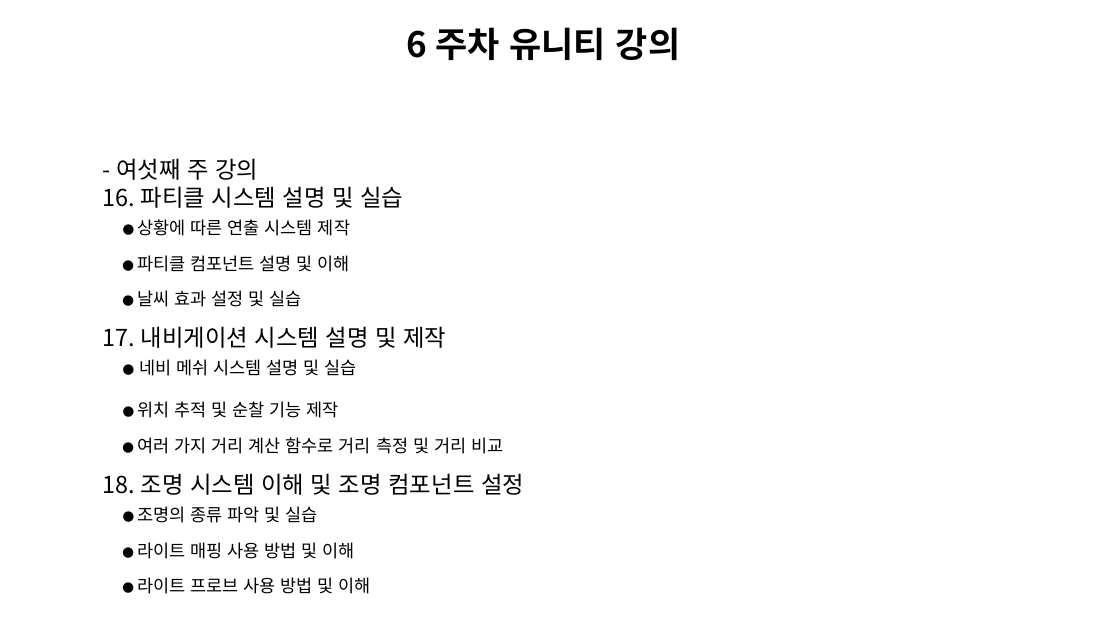
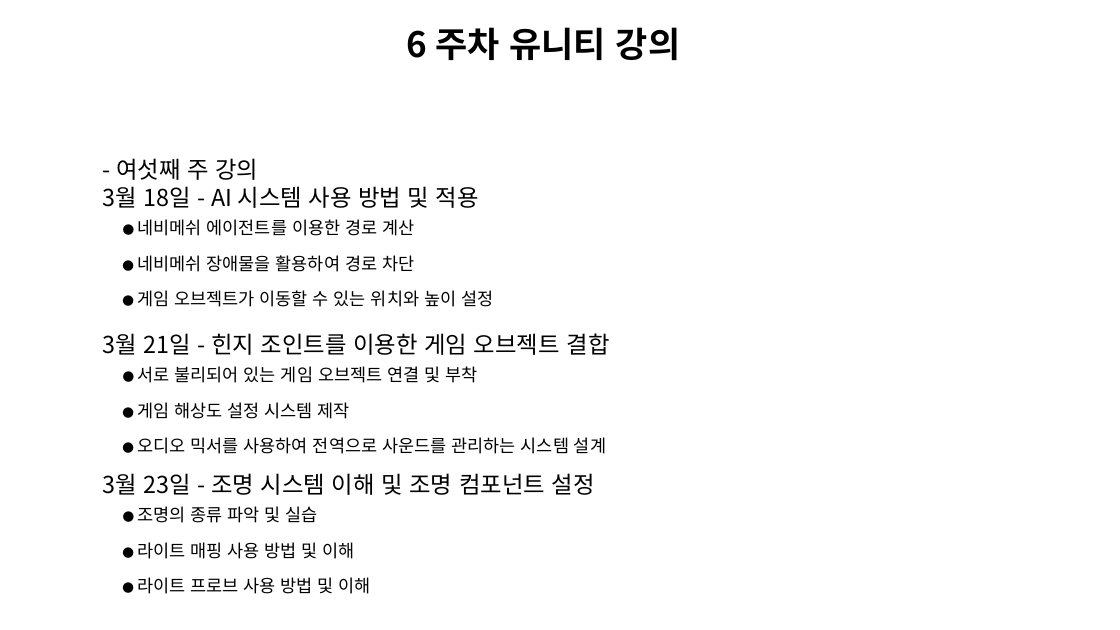
Before and after one commit to Unity2033/3D-UnityEngine, a slide deck: slide 7 of Assets/Curriculum/창신inc유니티 커리큘럼.pptx. Drawn at 1120x630 pixels with LibreOffice and Linux fonts; fonts in the diff are those of the drawing; background and template pictures are left out. Boxes give left, top, right and bottom in pixels: in the first picture for what was removed or moved away, otherwise in the second. Text is boxed around its words. In the diff, an @@ line names an element or a change of style, - is before the commit and + after.

```diff
--- a/Assets/Curriculum/창신inc유니티 커리큘럼.pptx
+++ b/Assets/Curriculum/창신inc유니티 커리큘럼.pptx
@@ text at (103, 186, 609, 523): text changed @@
-16. 파티클 시스템 설명 및 실습
-● 상황에 따른 연출 시스템 제작
-● 파티클 컴포넌트 설명 및 이해
-● 날씨 효과 설정 및 실습
-17. 내비게이션 시스템 설명 및 제작
-● 네비 메쉬 시스템 설명 및 실습
-● 위치 추적 및 순찰 기능 제작
-● 여러 가지 거리 계산 함수로 거리 측정 및 거리 비교
-18. 조명 시스템 이해 및 조명 컴포넌트 설정
-● 조명의 종류 파악 및 실습
+3월 18일 - AI 시스템 사용 방법 및 적용
+● 네비메쉬 에이전트를 이용한 경로 계산
+● 네비메쉬 장애물을 활용하여 경로 차단
+● 게임 오브젝트가 이동할 수 있는 위치와 높이 설정
+3월 21일 - 힌지 조인트를 이용한 게임 오브젝트 결합
+● 서로 불리되어 있는 게임 오브젝트 연결 및 부착
+● 게임 해상도 설정 시스템 제작
+● 오디오 믹서를 사용하여 전역으로 사운드를 관리하는 시스템 설계
+3월 23일 - 조명 시스템 이해 및 조명 컴포넌트 설정
+● 조명의 종류 파악 및 실습
```
Also in this commit, not shown: 11 other slides changed, 1 slide added, 56 other files.
